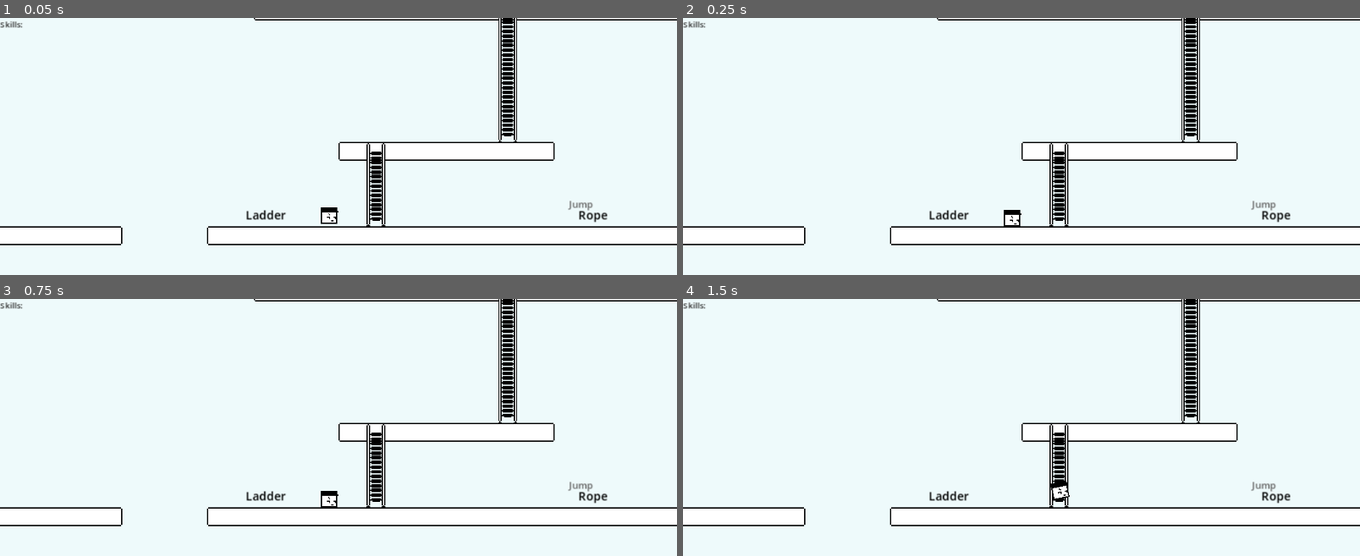
Above: before the commit, frames 1-4 (two rows, left to right).
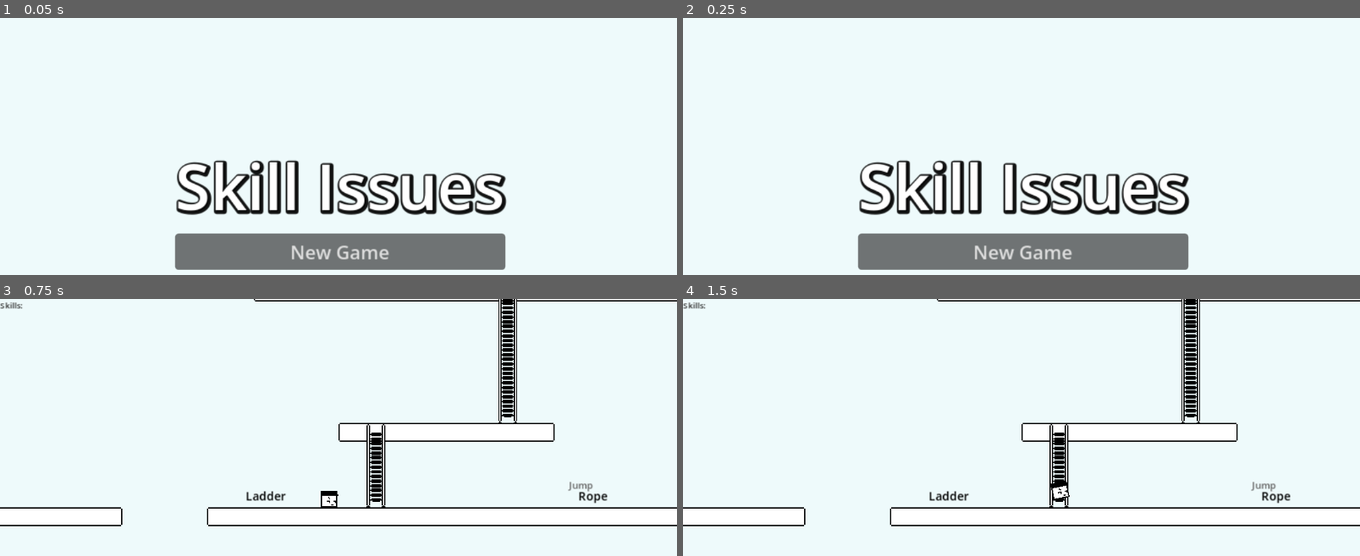
Above: after the commit, the same moments.

Repository: mariacki/and_what
Game: Godot game, scene res://src/game/game.tscn
The game is run twice, just before and just after one commit, with the same random seed, the same clock (stepped at 60 frames per second) and the same inputs.
Inputs (mouse positions are in pixels of both pictures, inside the frame that each line leads up to):
- Up to frame 1 (0.05 s): no input
- Up to frame 2 (0.25 s): no input
- Up to frame 3 (0.75 s): click (338, 532) at 0.5 s, where only the run after the commit has a clickable "New Game"
- Up to frame 4 (1.5 s): tap Enter at 1.25 s; hold Right (ui_right) from 1.28 s (still down); tap Ctrl (action) at 1.35 s

The runs differ from the first frame. In frame 1, 15% of the frame differs, in the area x 0-100%, y 0-99%; in frame 2, 15%; in frame 3, nothing differs; in frame 4, nothing differs.

Commit message:
Updated todo, main menu implemented

Diff:
--- a/src/game/game.gd
+++ b/src/game/game.gd
@@ -5,10 +5,26 @@
 var _current_level_idx: int = 0
 var _current_level: Node2D
 
+@onready var _main_menu: CanvasLayer = %MainMenu
+@onready var _gameplay_overlay: CanvasLayer = %GameplayOverlay
+
 func _ready() -> void:
 	EventBus.level_exit_reached.connect(_on_level_exit_reached)
 
+func _on_new_game() -> void:
 	_load_level()
+	_hide_main_menu()
+	_show_gameplay_overlay()
+
+
+func _hide_main_menu() -> void:
+	_main_menu.process_mode = Node.PROCESS_MODE_DISABLED
+	_main_menu.visible = false
+
+
+func _show_gameplay_overlay() -> void:
+	_gameplay_overlay.process_mode = Node.PROCESS_MODE_ALWAYS
+	_gameplay_overlay.visible = true
 
 
 func _on_level_exit_reached() -> void:
--- a/src/game/game.tscn
+++ b/src/game/game.tscn
@@ -4,6 +4,11 @@
 [ext_resource type="PackedScene" uid="uid://crureb8tk77sq" path="res://src/game/overlay.tscn" id="1_qnjlk"]
 [ext_resource type="PackedScene" uid="uid://yicge48108e0" path="res://scenes/level_1.tscn" id="2_xptat"]
 [ext_resource type="PackedScene" uid="uid://dfyojkn36aeup" path="res://scenes/level_2.tscn" id="3_yarin"]
+
+[sub_resource type="LabelSettings" id="LabelSettings_l80un"]
+font_size = 54
+shadow_size = 10
+shadow_color = Color(0, 0, 0, 0.91764706)
 
 [node name="Game" type="Node2D" unique_id=1857218008]
 script = ExtResource("1_l80un")
@@ -14,4 +19,42 @@
 
 [node name="UI" type="Node2D" parent="." unique_id=1088013722]
 
-[node name="SkillsOverlay" parent="UI" unique_id=1656064225 instance=ExtResource("1_qnjlk")]
+[node name="GameplayOverlay" parent="UI" unique_id=1656064225 instance=ExtResource("1_qnjlk")]
+unique_name_in_owner = true
+visible = false
+
+[node name="MainMenu" type="CanvasLayer" parent="UI" unique_id=58923521]
+unique_name_in_owner = true
+
+[node name="ColorRect" type="ColorRect" parent="UI/MainMenu" unique_id=2012355389]
+anchors_preset = -1
+anchor_right = 1.0
+anchor_bottom = 1.059
+offset_left = 437.0
+offset_top = 266.0
+offset_right = -434.0
+offset_bottom = -420.232
+grow_horizontal = 2
+grow_vertical = 2
+color = Color(0.022468096, 0.2386665, 0.32392517, 0.78431374)
+
+[node name="CenterContainer" type="CenterContainer" parent="UI/MainMenu" unique_id=1024360345]
+anchors_preset = -1
+anchor_right = 1.0
+anchor_bottom = 0.99700004
+offset_right = 3.0
+offset_bottom = -0.056030273
+
+[node name="HBoxContainer" type="VBoxContainer" parent="UI/MainMenu/CenterContainer" unique_id=1240984577]
+layout_mode = 2
+
+[node name="Label" type="Label" parent="UI/MainMenu/CenterContainer/HBoxContainer" unique_id=828171076]
+layout_mode = 2
+text = "Skill Issues"
+label_settings = SubResource("LabelSettings_l80un")
+
+[node name="Button" type="Button" parent="UI/MainMenu/CenterContainer/HBoxContainer" unique_id=692100095]
+layout_mode = 2
+text = "New Game"
+
+[connection signal="pressed" from="UI/MainMenu/CenterContainer/HBoxContainer/Button" to="." method="_on_new_game"]
Not shown, changed: todo.md
